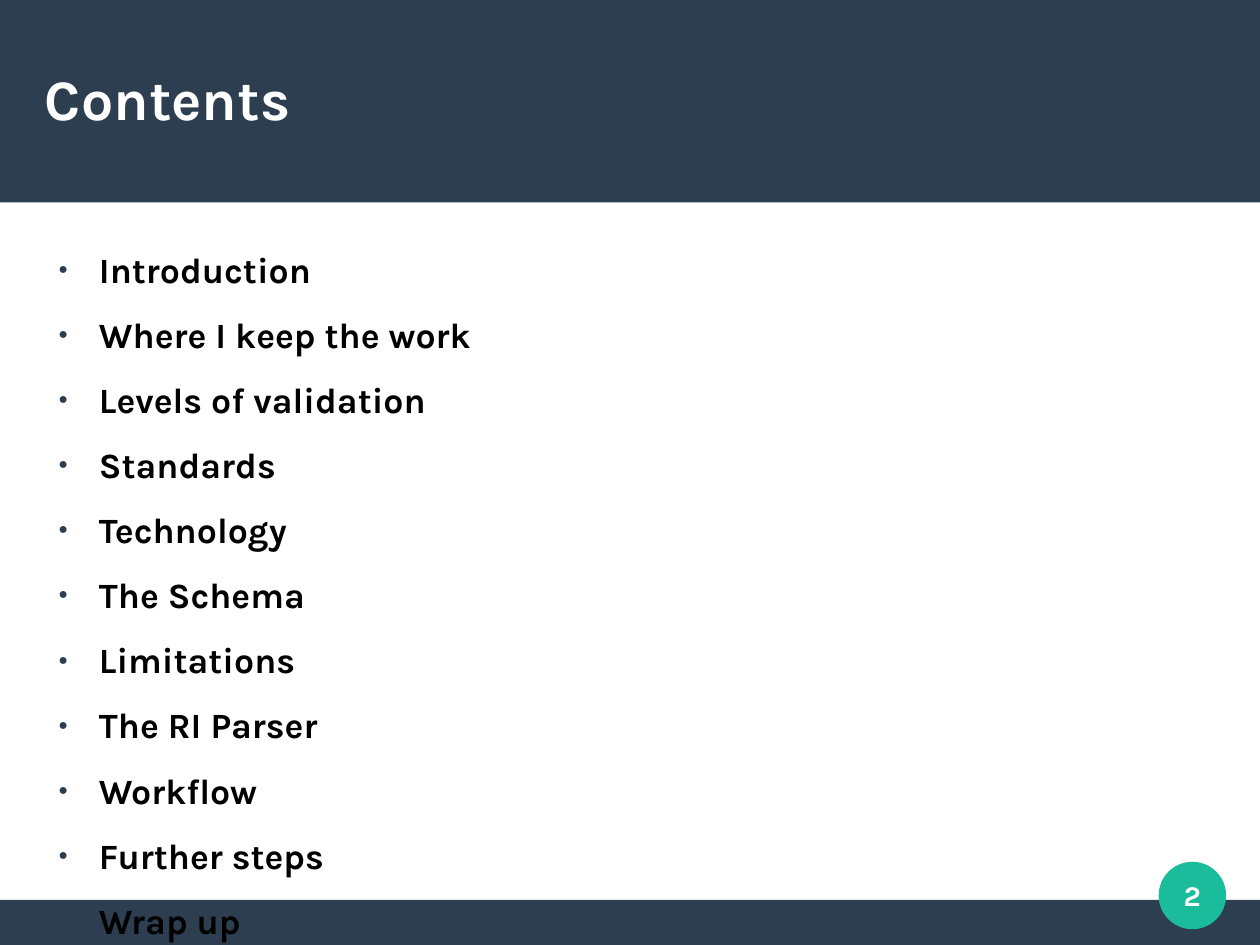
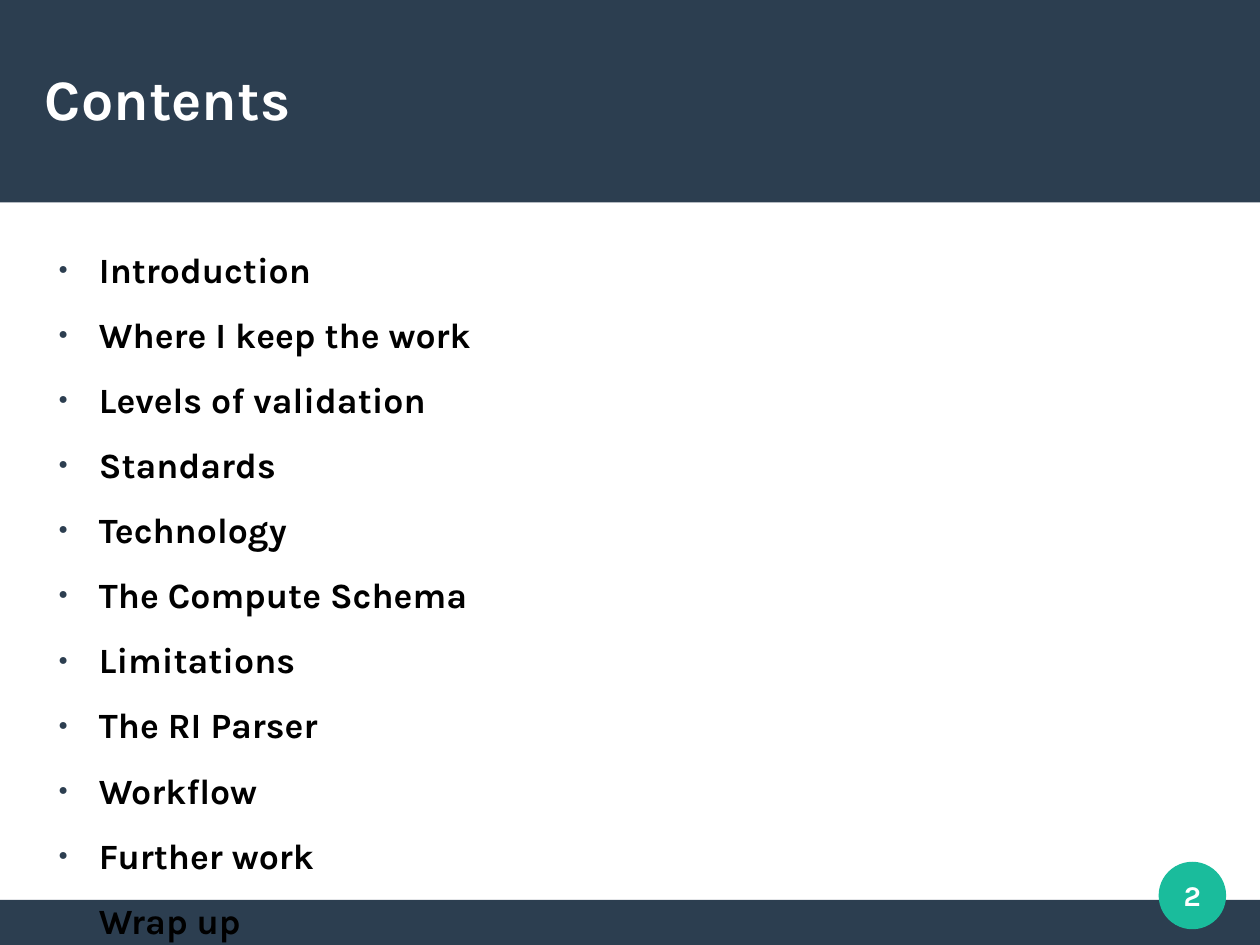
Before and after one commit to sjones-hep-ph-liv-ac-uk/json_info_system, a slide deck: slide 2 of v1.5/slides/json_info_system.odp. Drawn at 1260x945 pixels with LibreOffice and Linux fonts; fonts in the diff are those of the drawing. Boxes give left, top, right and bottom in pixels: in the first picture for what was removed or moved away, otherwise in the second. Text is boxed around its words. In the diff, an @@ line names an element or a change of style, - is before the commit and + after.

```diff
--- a/v1.5/slides/json_info_system.odp
+++ b/v1.5/slides/json_info_system.odp
@@ text at [99,583,467,617]: text changed @@
-● The Schema
+● The Compute Schema
@@ text at [99,844,314,870]: text changed @@
-● Further steps
+● Further work
```
Also in this commit, not shown: 11 other slides changed, 1 slide added, 1 other file.
